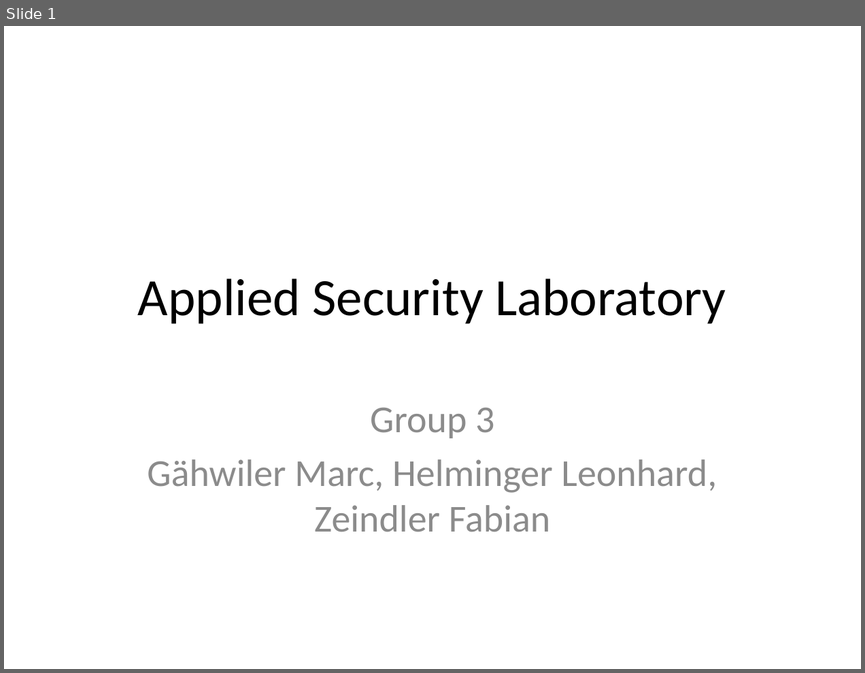
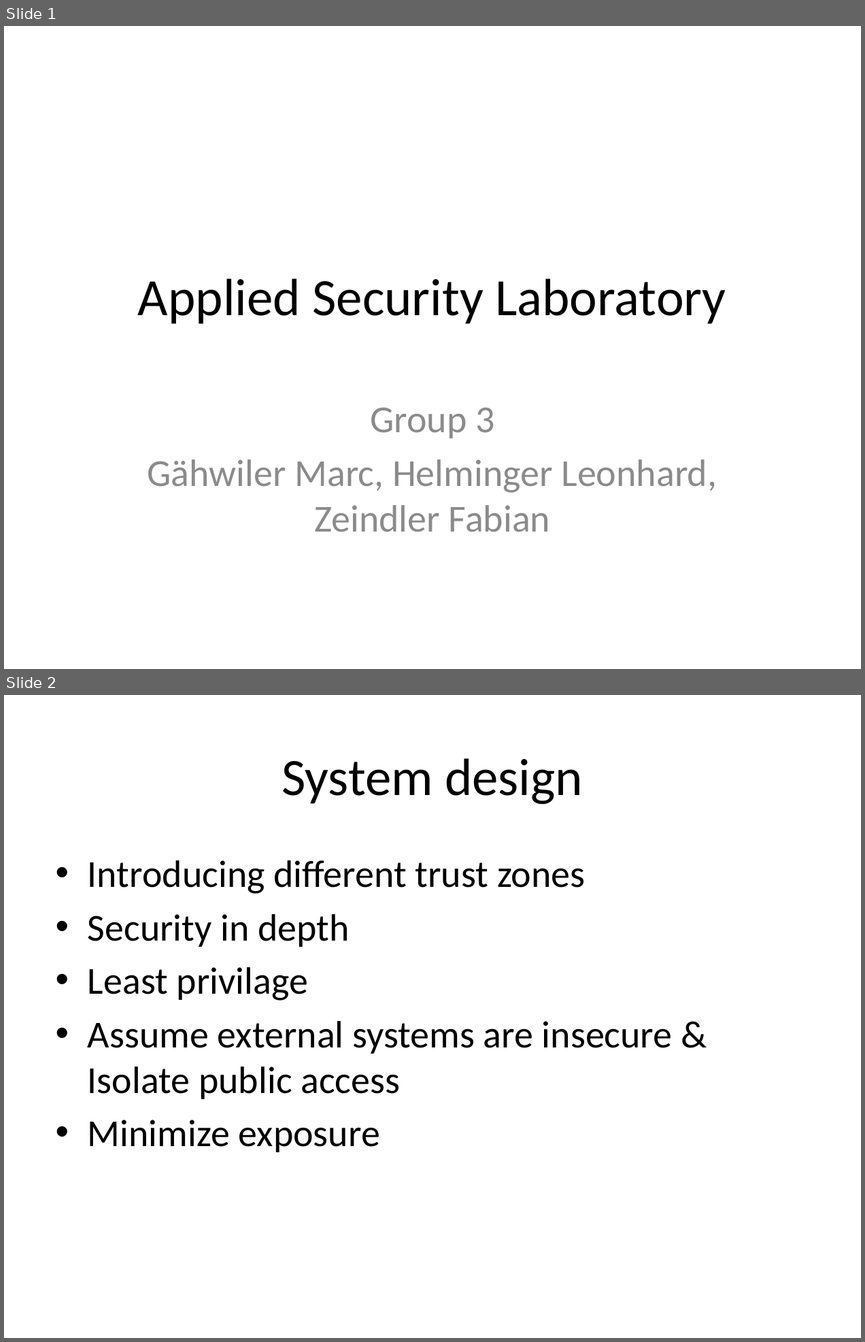
Before and after one commit to KarlKode/AppliedLabProject, a slide deck: presentation/Präsentation1.pptx. Shown one above the other, each under a label of ours: slide 1 before the commit, slides 1 and 2 after it. The pictures are 865x673 and 865x1342 pixels, drawn with LibreOffice and Linux fonts; fonts in the diff are those of the drawing. Boxes give left, top, right and bottom in pixels: in the first picture for what was removed or moved away, otherwise in the second. Text is boxed around its words. In the diff, an @@ line names an element or a change of style, - is before the commit and + after.

```diff
--- a/presentation/Präsentation1.pptx
+++ b/presentation/Präsentation1.pptx
@@ slide 2 added at (x1=4, y1=695, x2=861, y2=1338), background #FFFFFF @@
@@ title added at (x1=281, y1=758, x2=583, y2=804), 44 pt, text #000000 @@
+System design
@@ text added at (x1=88, y1=860, x2=672, y2=1152), 32 pt, text #000000 @@
+• Introducing different trust zones
+• Security in depth
+• Least privilage
+• Assume external systems are insecure & Isolate public access
+• Minimize exposure
```
Also in this commit, not shown: 11 other slides added, 1 other file.
